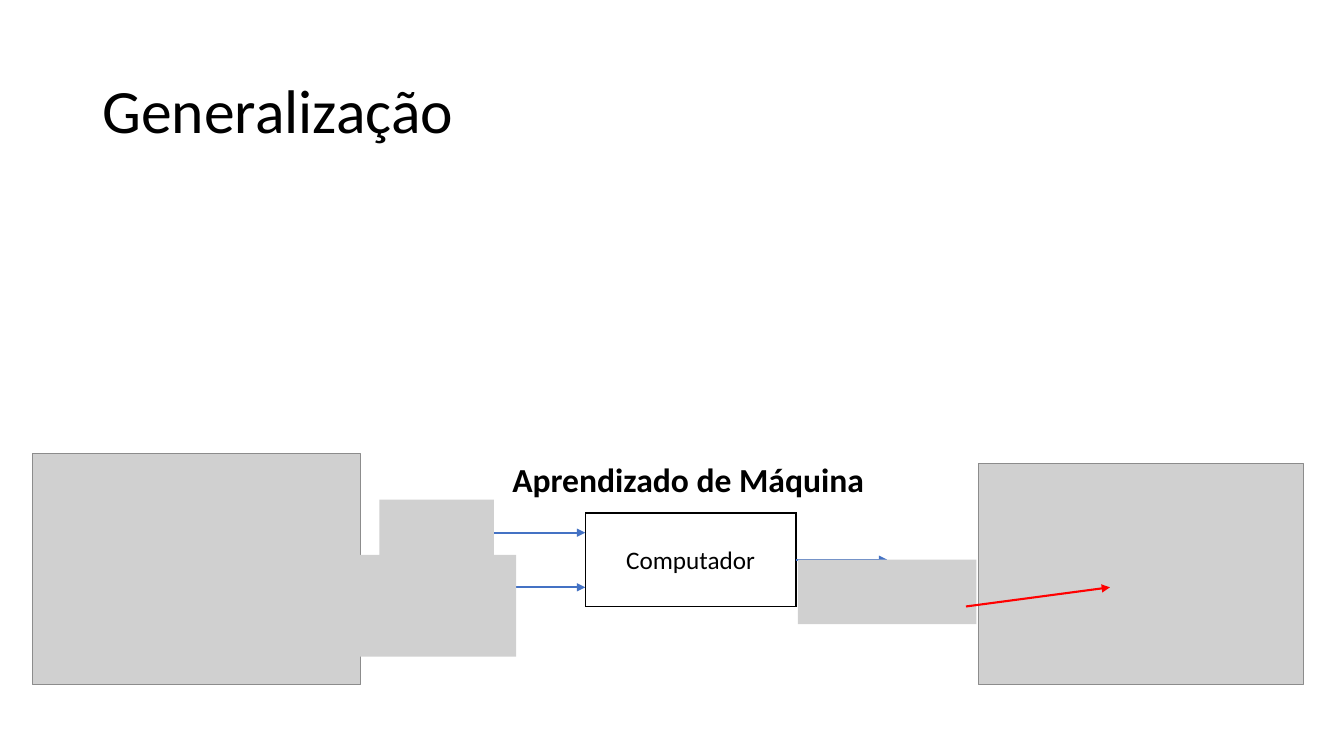
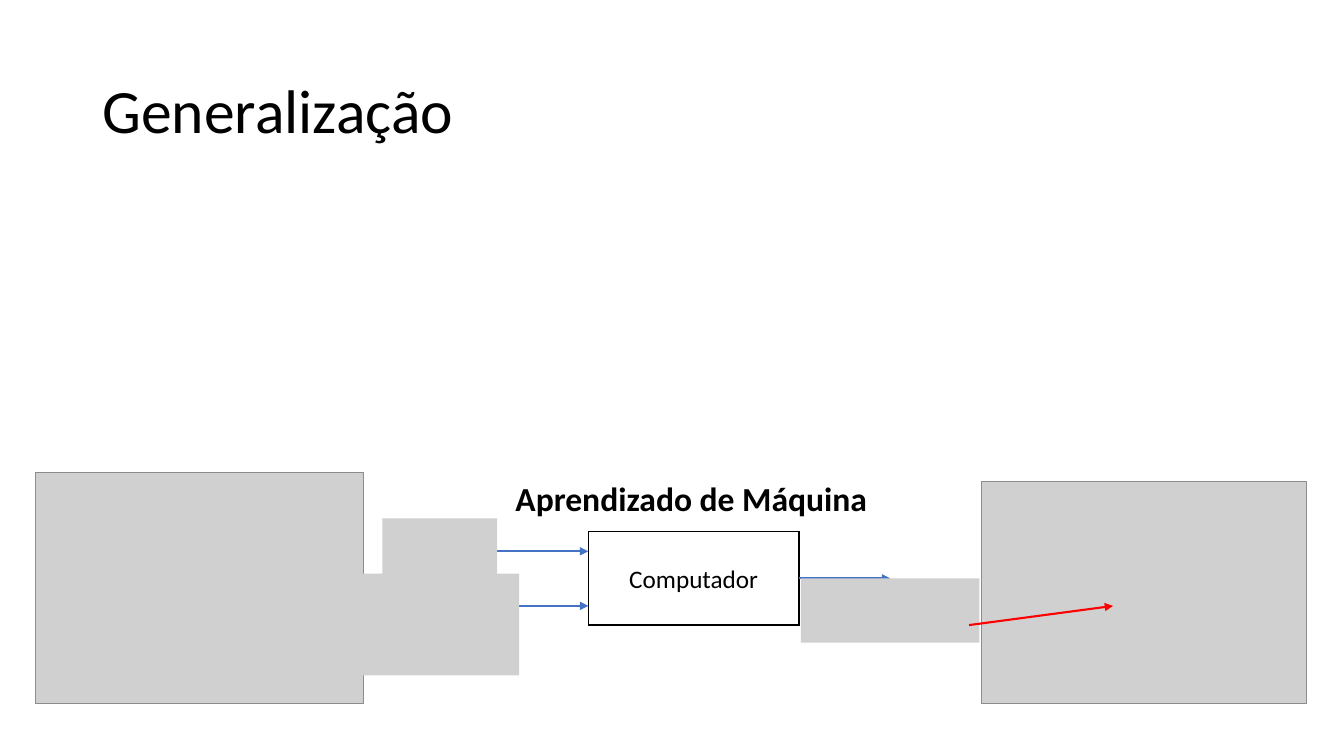
Before and after one commit to zz4fap/c24_inteligencia_artificial, a slide deck: slide 12 of slides/C24_Paradigmas.pptx (slide 11 before the commit). Drawn at 1344x756 pixels with LibreOffice and Linux fonts; fonts in the diff are those of the drawing; grey boxes stand for pictures. Boxes give left, top, right and bottom in pixels: in the first picture for what was removed or moved away, otherwise in the second. Text is boxed around its words. In the diff, an @@ line names an element or a change of style, - is before the commit and + after.

```diff
--- a/slides/C24_Paradigmas.pptx
+++ b/slides/C24_Paradigmas.pptx
@@ 5 pictures, 4 arrows, 1 rectangle, 1 text: place and size @@
-5 pictures, 4 arrows, 1 rectangle, 1 text at (32, 454, 1304, 686)
+5 pictures, 4 arrows, 1 rectangle, 1 text at (35, 473, 1307, 704)
```
Also in this commit, not shown: 2 other slides changed, 1 slide added.
